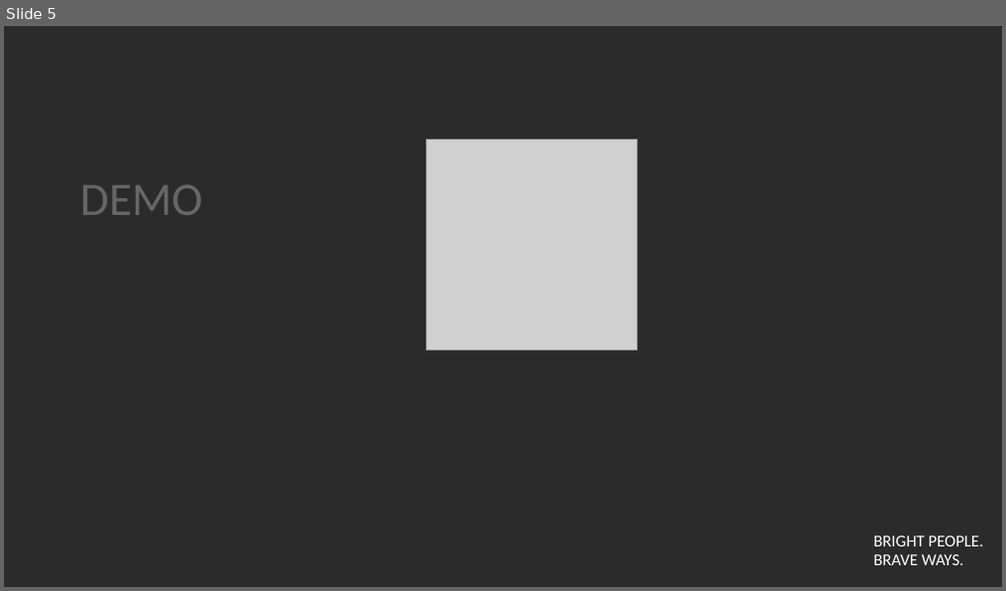
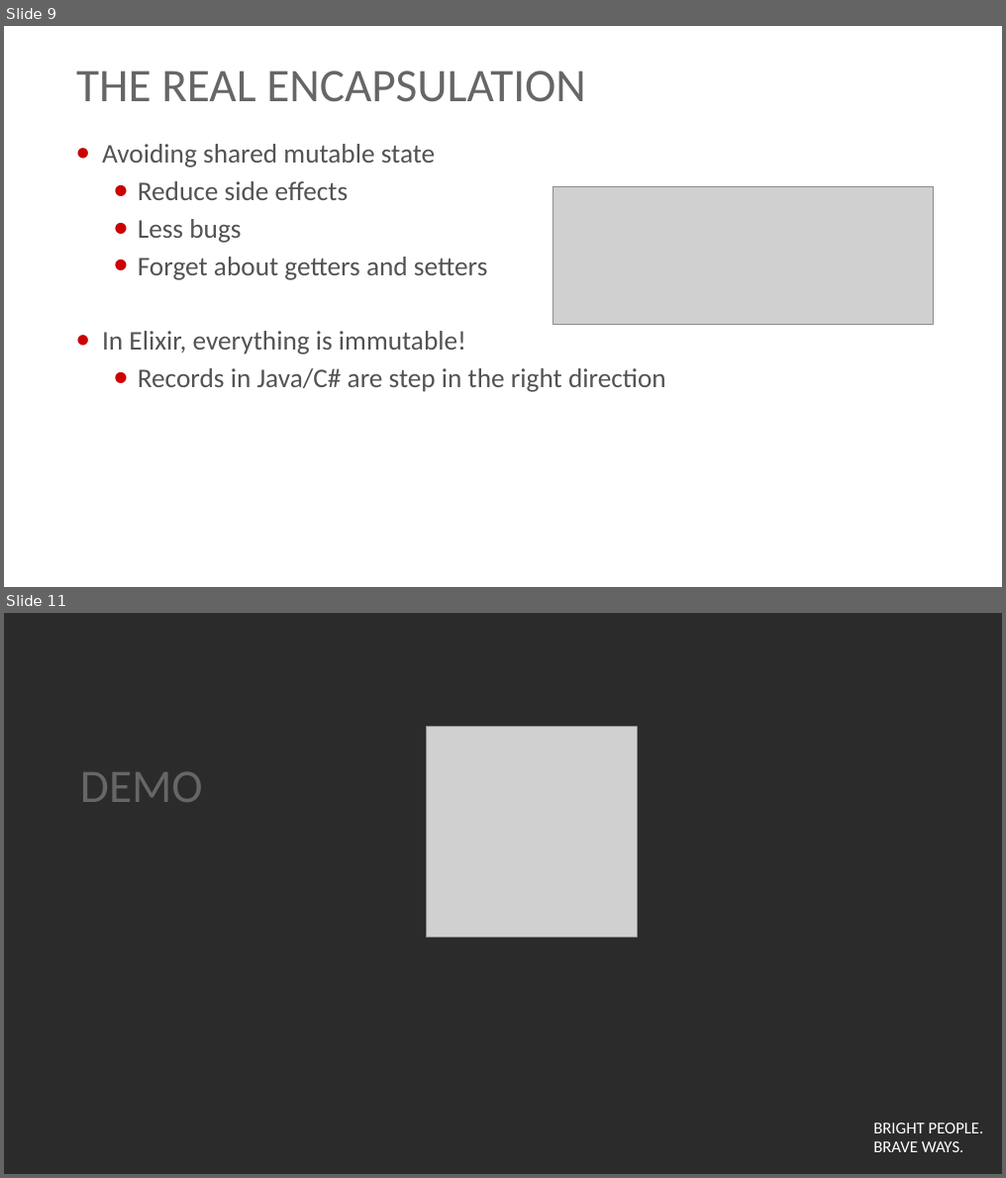
Before and after one commit to georgiyolovski/elixir-tech-talk, a slide deck: Elixir Tech Talk.pptx. Shown one above the other, each under a label of ours: slide 5 before the commit, slides 9 and 11 after it; the slides between them are not shown. The pictures are 1006x591 and 1006x1178 pixels, drawn with LibreOffice and Linux fonts; fonts in the diff are those of the drawing; grey boxes stand for pictures; background and template pictures are left out; a plain dark background stands for a picture behind light text. Boxes give left, top, right and bottom in pixels: in the first picture for what was removed or moved away, otherwise in the second. Text is boxed around its words. In the diff, an @@ line names an element or a change of style, - is before the commit and + after.

```diff
--- a/Elixir Tech Talk.pptx
+++ b/Elixir Tech Talk.pptx
@@ slide 9 added at (x1=4, y1=26, x2=1002, y2=587), background #FFFFFF; not listed: 1 template element that a slide beside it also shows @@
@@ title added at (x1=76, y1=71, x2=586, y2=102), 45 pt, text #666666 @@
+THE REAL ENCAPSULATION
@@ text added at (x1=102, y1=144, x2=666, y2=392), 26 pt, text #535353 @@
+• Avoiding shared mutable state
+  • Reduce side effects
+  • Less bugs
+  • Forget about getters and setters
+• In Elixir, everything is immutable!
+  • Records in Java/C# are step in the right direction
@@ picture added at (x1=552, y1=186, x2=933, y2=324) @@
@@ what was slide 5 is now slide 11 @@
```
Also in this commit, not shown: 2 slides changed, 7 other slides added.
